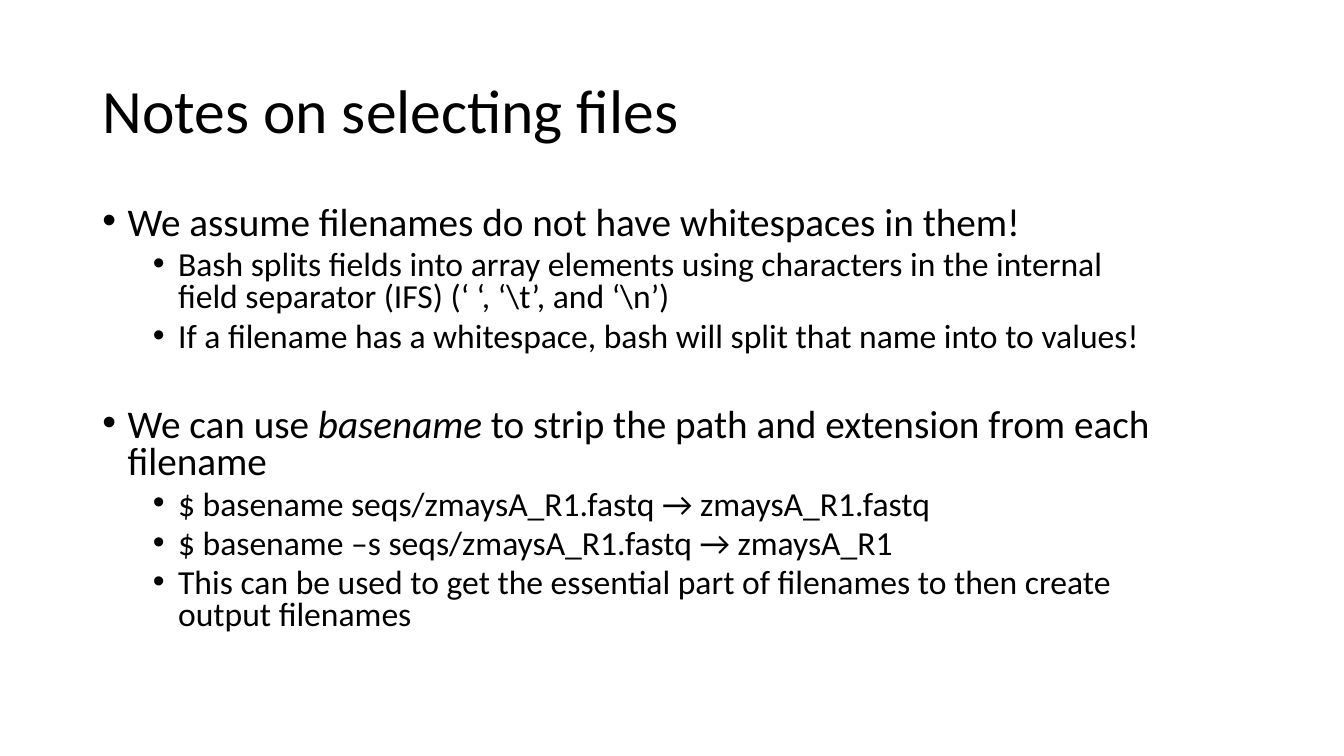
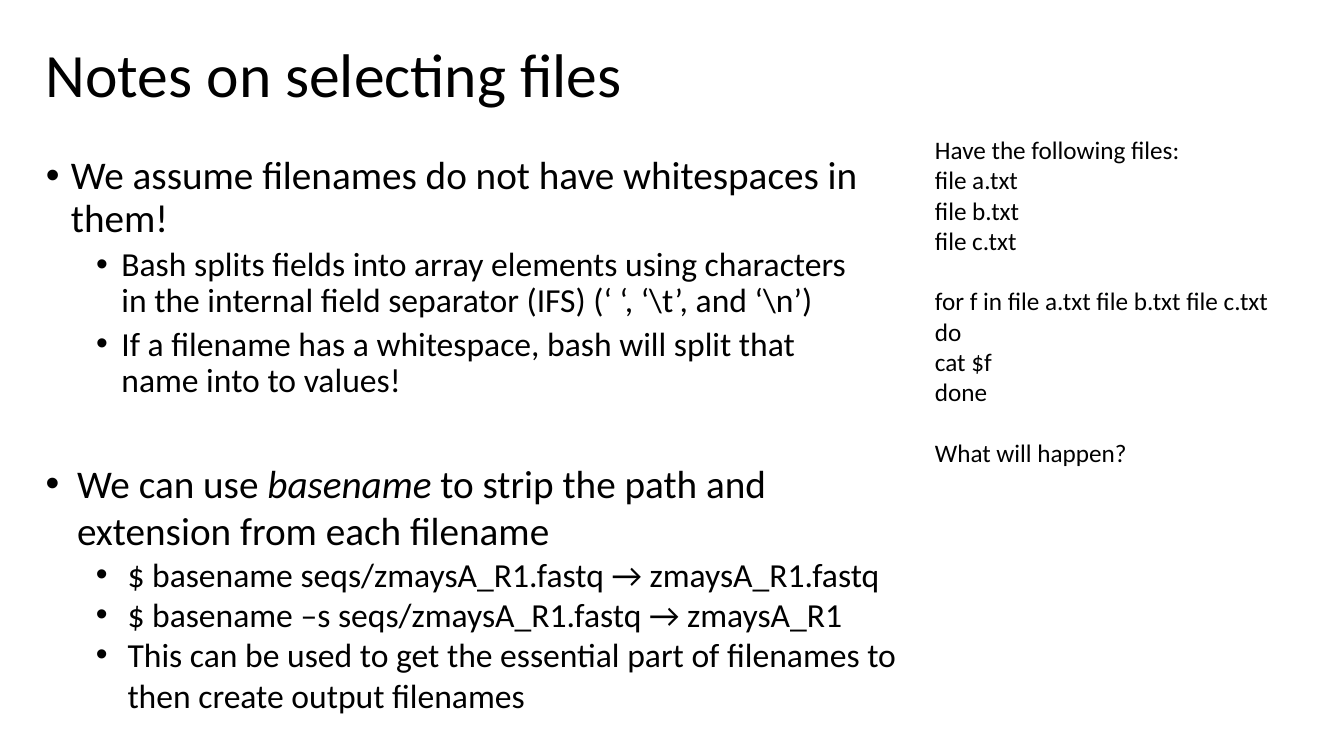
Before and after one commit to Cfernz/Chapter12-challenge, a slide deck: slide 13 of Chapter12-scripting.pptx (slide 12 before the commit). Drawn at 1344x756 pixels with LibreOffice and Linux fonts; fonts in the diff are those of the drawing. Boxes give left, top, right and bottom in pixels: in the first picture for what was removed or moved away, otherwise in the second. Text is boxed around its words. In the diff, an @@ line names an element or a change of style, - is before the commit and + after.

```diff
--- a/Chapter12-scripting.pptx
+++ b/Chapter12-scripting.pptx
@@ title "Notes on selecting files": place and size @@
-title "Notes on selecting files" at <box>102,90,678,144</box>
+title "Notes on selecting files" at <box>46,54,621,108</box>
@@ text added at <box>935,141,1268,466</box>, 18 pt, text #000000 @@
+Have the following files:
+file a.txt
+file b.txt
+file c.txt
+for f in file a.txt file b.txt file c.txt
+do
+cat $f
+done
+What will happen?
@@ text "We assume filenames do not ...": place and size @@
-text "We assume filenames do not ..." at <box>128,208,1149,632</box>
+text "We assume filenames do not ..." at <box>71,161,858,393</box>
@@ text "We assume filenames do not ..." at <box>71,161,858,393</box>: line spacing 0.8 to 0.9 @@
@@ text at <box>128,410,1149,632</box>: paragraphs removed @@
-• We can use basename to strip the path and extension from each filename
-  • $ basename seqs/zmaysA_R1.fastq → zmaysA_R1.fastq
-  • $ basename –s seqs/zmaysA_R1.fastq → zmaysA_R1
-  • This can be used to get the essential part of filenames to then create output filenames
@@ text added at <box>77,470,896,714</box>, 24 pt, text #000000 @@
+• We can use basename to strip the path and extension from each filename
+  • $ basename seqs/zmaysA_R1.fastq → zmaysA_R1.fastq
+  • $ basename –s seqs/zmaysA_R1.fastq → zmaysA_R1
+  • This can be used to get the essential part of filenames to then create output filenames
```
Also in this commit, not shown: 4 other slides changed, 1 slide added, 7 other files.
